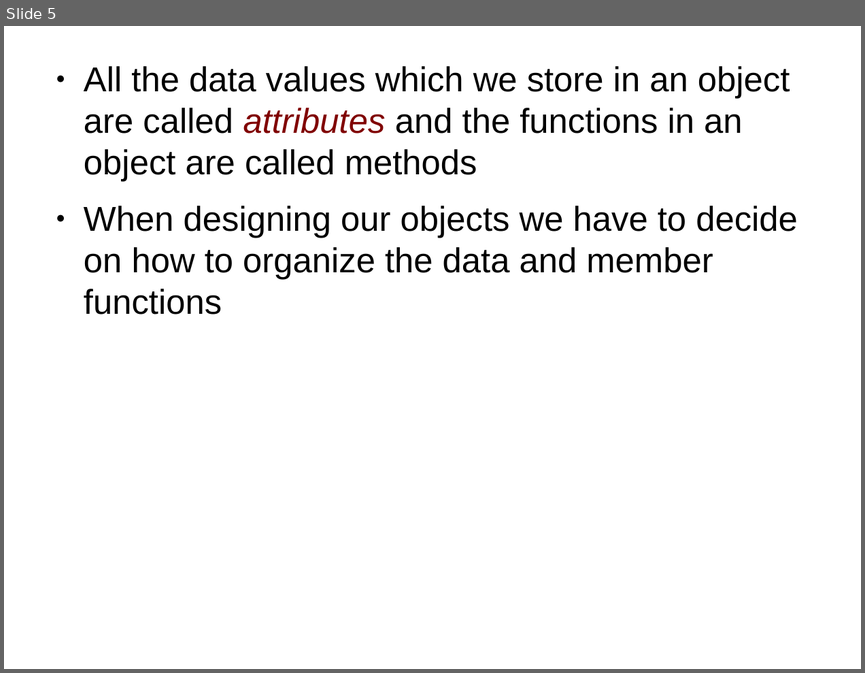
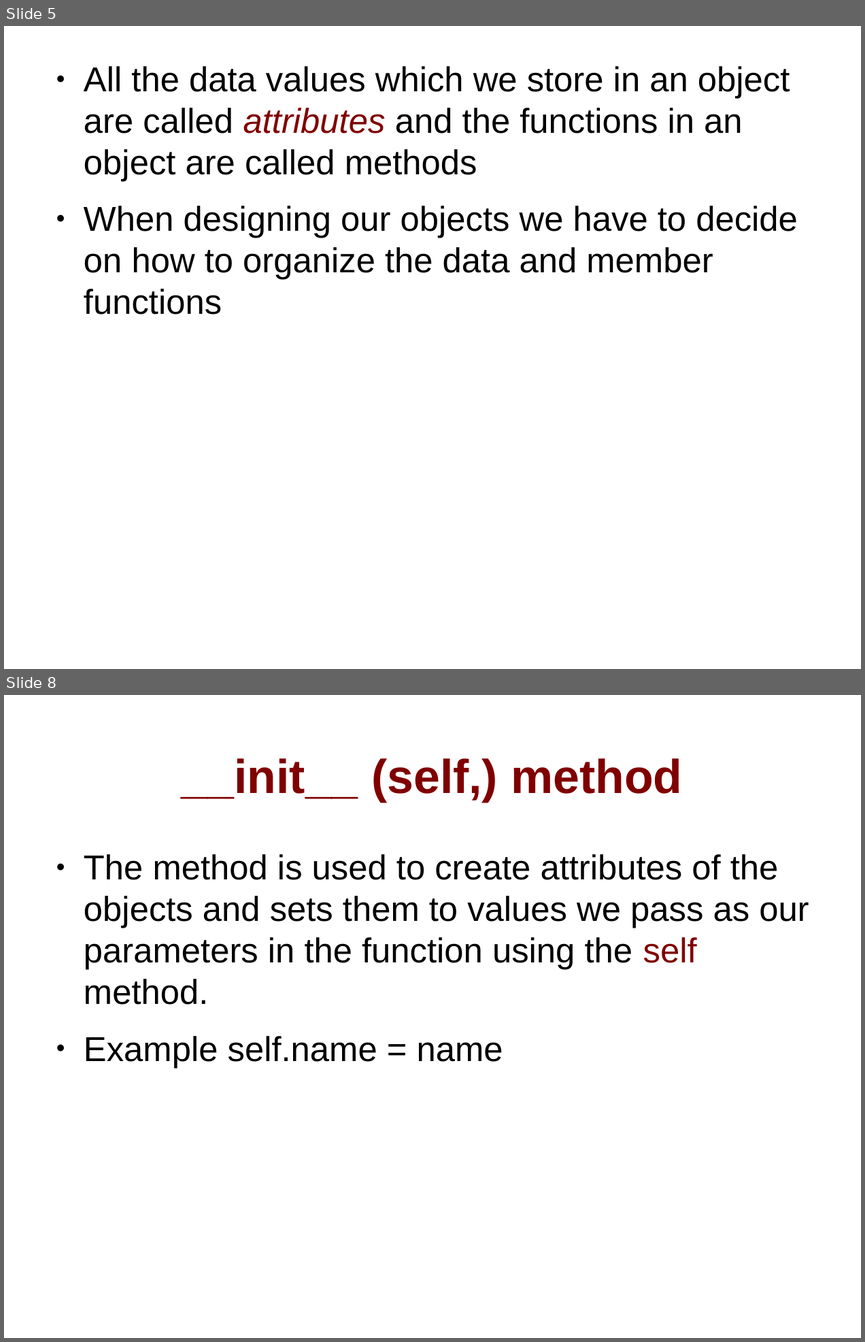
Before and after one commit to Austin0077/mmu_PythonBootcamp, a slide deck: notes/oop_python.odp. Shown one above the other, each under a label of ours: slide 5 before the commit, slides 5 and 8 after it; the slides between them are not shown. The pictures are 865x673 and 865x1342 pixels, drawn with LibreOffice and Linux fonts; fonts in the diff are those of the drawing. Boxes give left, top, right and bottom in pixels: in the first picture for what was removed or moved away, otherwise in the second. Text is boxed around its words. In the diff, an @@ line names an element or a change of style, - is before the commit and + after.

```diff
--- a/notes/oop_python.odp
+++ b/notes/oop_python.odp
@@ slide 8 added at (4, 695, 861, 1338), background #FFFFFF @@
@@ title added at (181, 758, 683, 802), 44 pt, text #800000, bold @@
+__init__ (self,) method
@@ text added at (84, 854, 808, 1068), 32 pt, text #000000 @@
+● The method is used to create attributes of the objects and sets them to values we pass as our parameters in the function using the self method.
+● Example self.name = name
```
Also in this commit, not shown: 2 slides changed, 3 other slides added, 1 slide removed, 2 other files.
